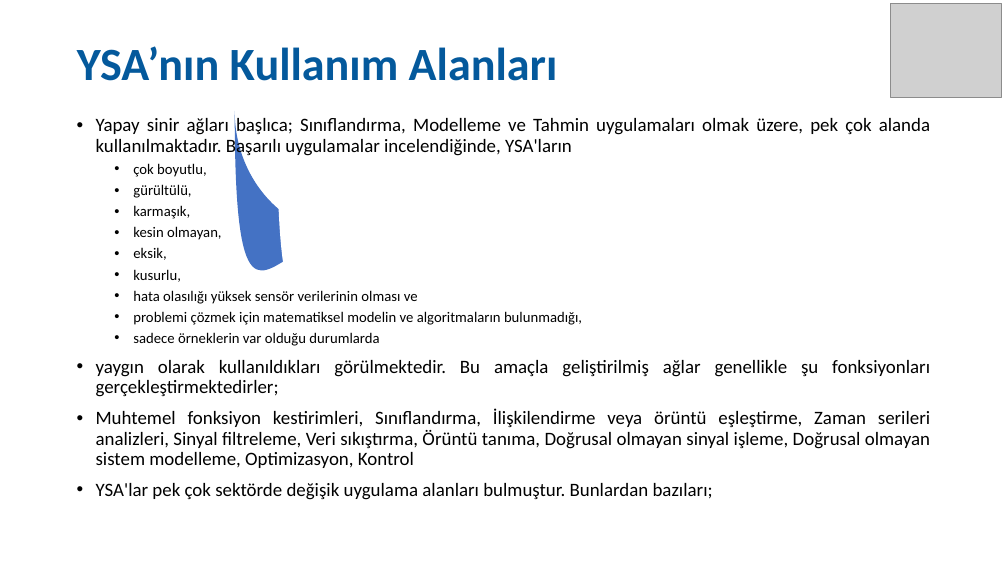
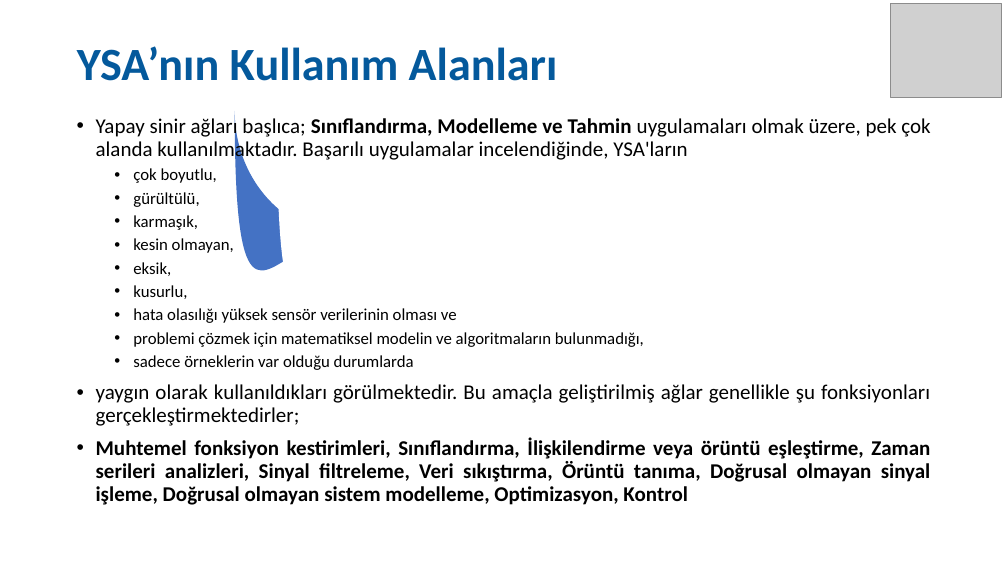
Before and after one commit to SevdanurGENC/Artificial-Neural-Networks-Lecture-Notes, a slide deck: slide 10 of Notes/01. Bolum - Yapay Sinir Aglari.ppt (slide 9 before the commit). Drawn at 1008x567 pixels with LibreOffice and Linux fonts; fonts in the diff are those of the drawing; grey boxes stand for pictures. Boxes give left, top, right and bottom in pixels: in the first picture for what was removed or moved away, otherwise in the second. Text is boxed around its words. In the diff, an @@ line names an element or a change of style, - is before the commit and + after.

```diff
--- a/Notes/01. Bolum - Yapay Sinir Aglari.ppt
+++ b/Notes/01. Bolum - Yapay Sinir Aglari.ppt
@@ text "Yapay sinir ağları başlıca; Sınıflandırma, ..." at [96, 116, 931, 505]: size 18 to 20 pt in "Yapay sinir ağları başlıca; Sınıflandırma, Modelleme ve ...", "yaygın olarak kullanıldıkları görülmektedir. Bu amaçla geliş ...", "Muhtemel fonksiyon kestirimleri, Sınıflandırma, İlişkilendir ..."; bold on in "Sınıflandırma, Modelleme ve Tahmin", "Muhtemel fonksiyon kestirimleri, Sınıflandırma, İlişkilendir ..."; size 14 to 16 pt in "çok boyutlu,", "gürültülü,", "karmaşık,", "kesin olmayan," and 5 more places @@
@@ text at [96, 483, 713, 500]: paragraph removed @@
-• YSA'lar pek çok sektörde değişik uygulama alanları bulmuştur. Bunlardan bazıları;
```
Also in this commit, not shown: 20 other slides changed, 1 slide added.
